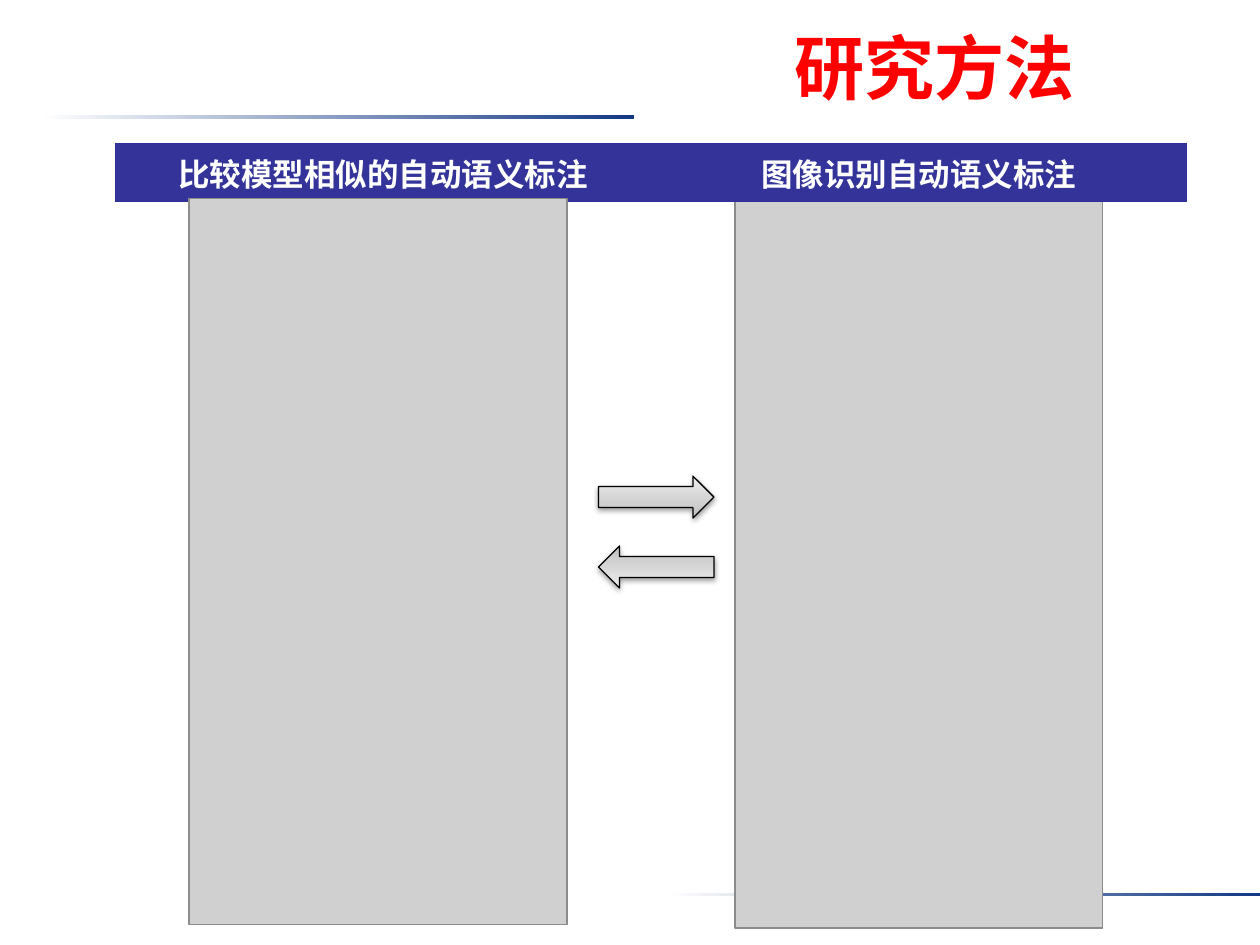
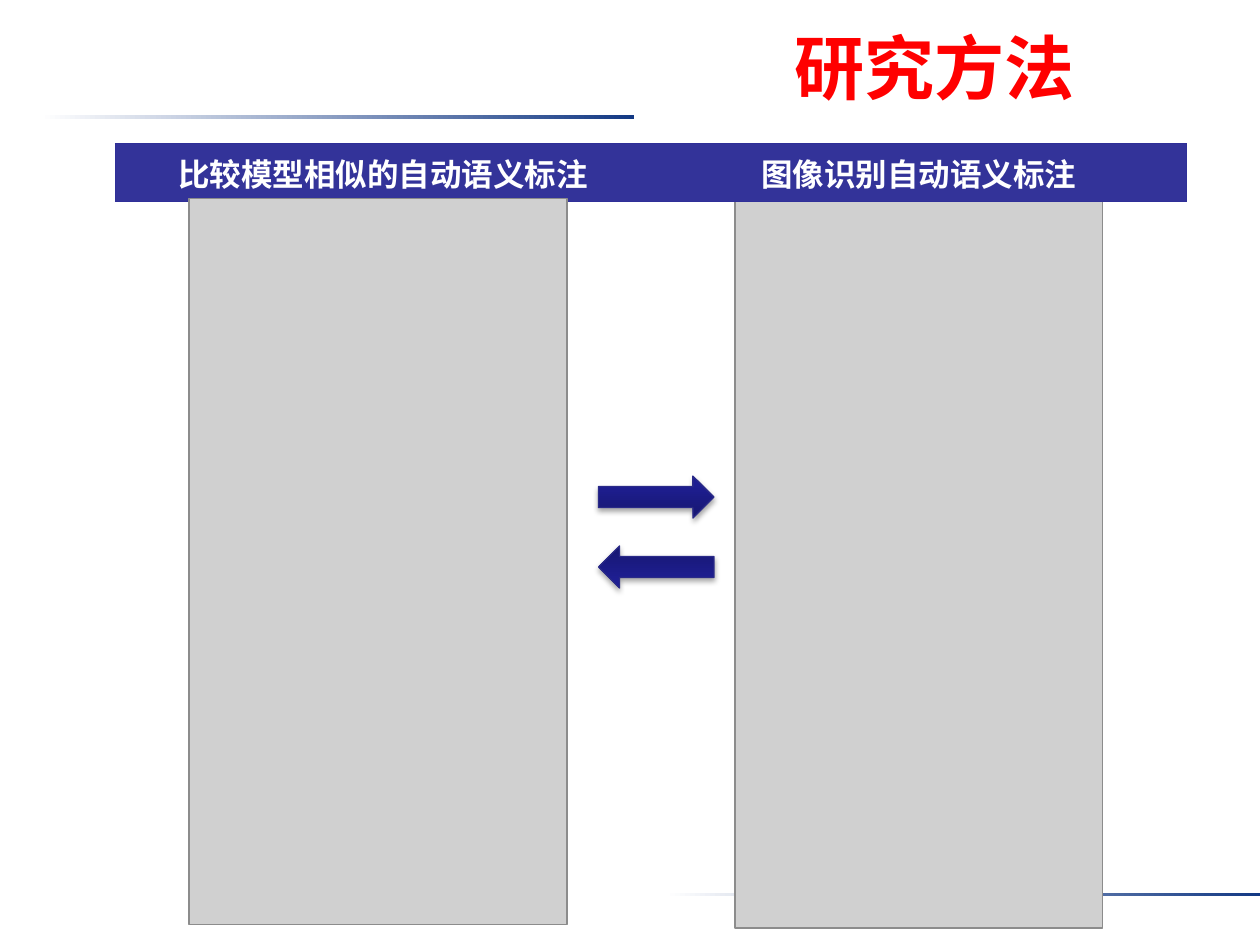
Before and after one commit to donhatquang/semantic, a slide deck: slide 5 of doc/大论文/中期答辩.pptx. Drawn at 1260x945 pixels with LibreOffice and Linux fonts; fonts in the diff are those of the drawing; grey boxes stand for pictures; background and template pictures are left out. Boxes give left, top, right and bottom in pixels: in the first picture for what was removed or moved away, otherwise in the second. Text is boxed around its words. In the diff, an @@ line names an element or a change of style, - is before the commit and + after.

```diff
--- a/doc/大论文/中期答辩.pptx
+++ b/doc/大论文/中期答辩.pptx
@@ right arrow at [598,476,714,518]: fill gradient #BDBDBD to #D1D1D1 to #EEEEEE to gradient #171771 to #1E1E93 to #1C1C96; outline #000000 0.75 pt to #2A2A89 0.75 pt; shadow changed @@
@@ right arrow at [598,546,714,587]: fill gradient #BDBDBD to #D1D1D1 to #EEEEEE to gradient #171771 to #1E1E93 to #1C1C96; outline #000000 0.75 pt to #2A2A89 0.75 pt; shadow changed @@
```
Also in this commit, not shown: 9 other slides changed, 1 slide added, 1 other file.
